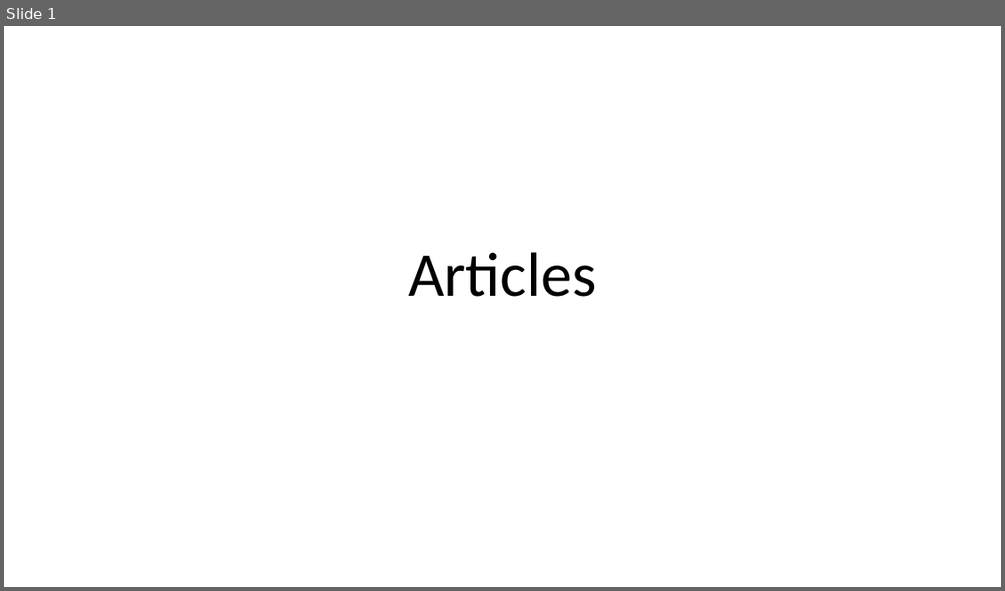
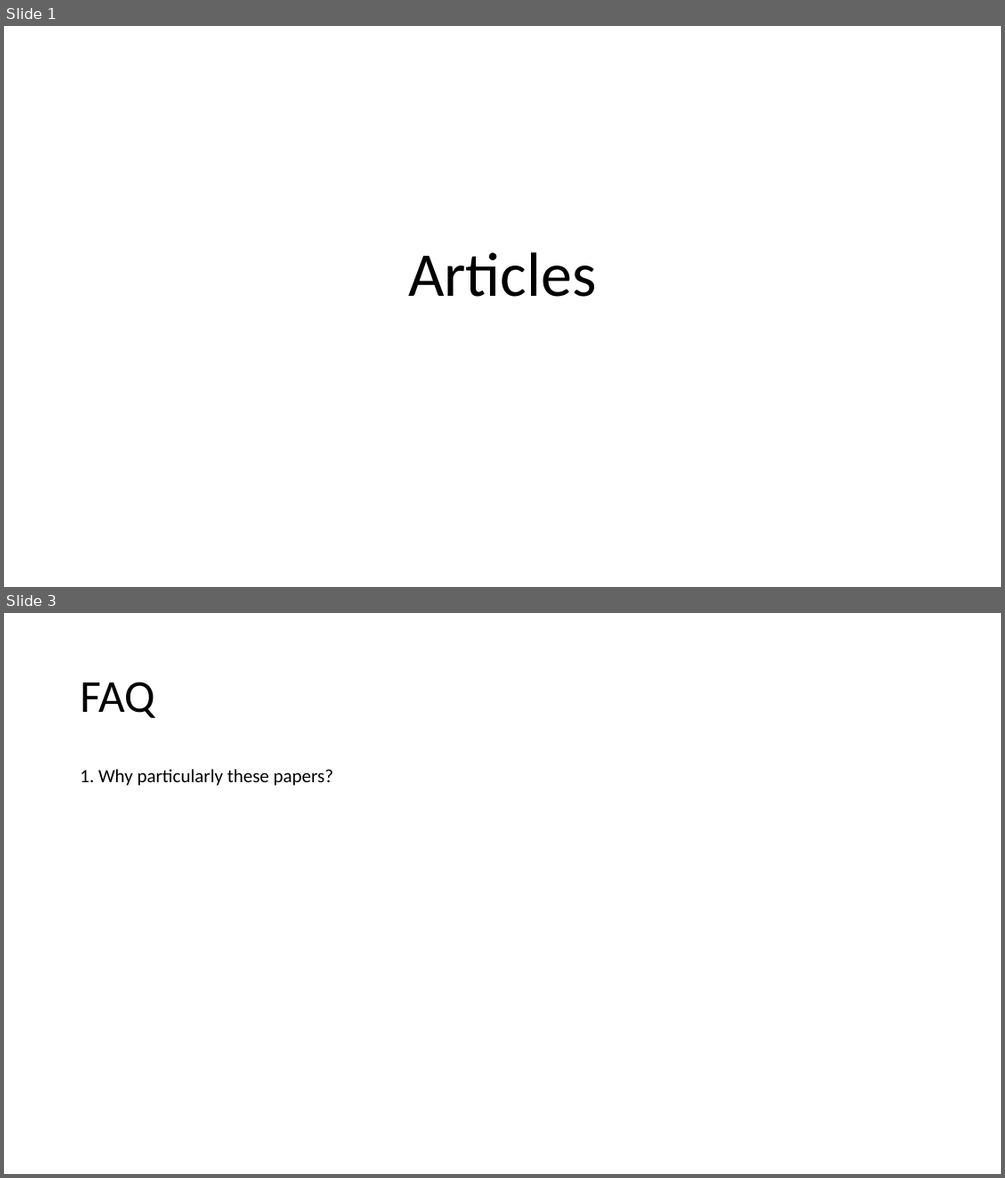
Before and after one commit to debnathk/articles, a slide deck: articles.pptx. Shown one above the other, each under a label of ours: slide 1 before the commit, slides 1 and 3 after it; the slides between them are not shown. The pictures are 1005x591 and 1005x1178 pixels, drawn with LibreOffice and Linux fonts; fonts in the diff are those of the drawing. Boxes give left, top, right and bottom in pixels: in the first picture for what was removed or moved away, otherwise in the second. Text is boxed around its words. In the diff, an @@ line names an element or a change of style, - is before the commit and + after.

```diff
--- a/articles.pptx
+++ b/articles.pptx
@@ slide 3 added at (x1=4, y1=613, x2=1001, y2=1174), background #FFFFFF @@
@@ title added at (x1=80, y1=682, x2=154, y2=718), 44 pt, text #000000 @@
+FAQ
@@ text added at (x1=80, y1=769, x2=333, y2=786), 18 pt, text #000000 @@
+1. Why particularly these papers?
```
Also in this commit, not shown: 1 slide changed, 4 other slides added, 6 other files.
